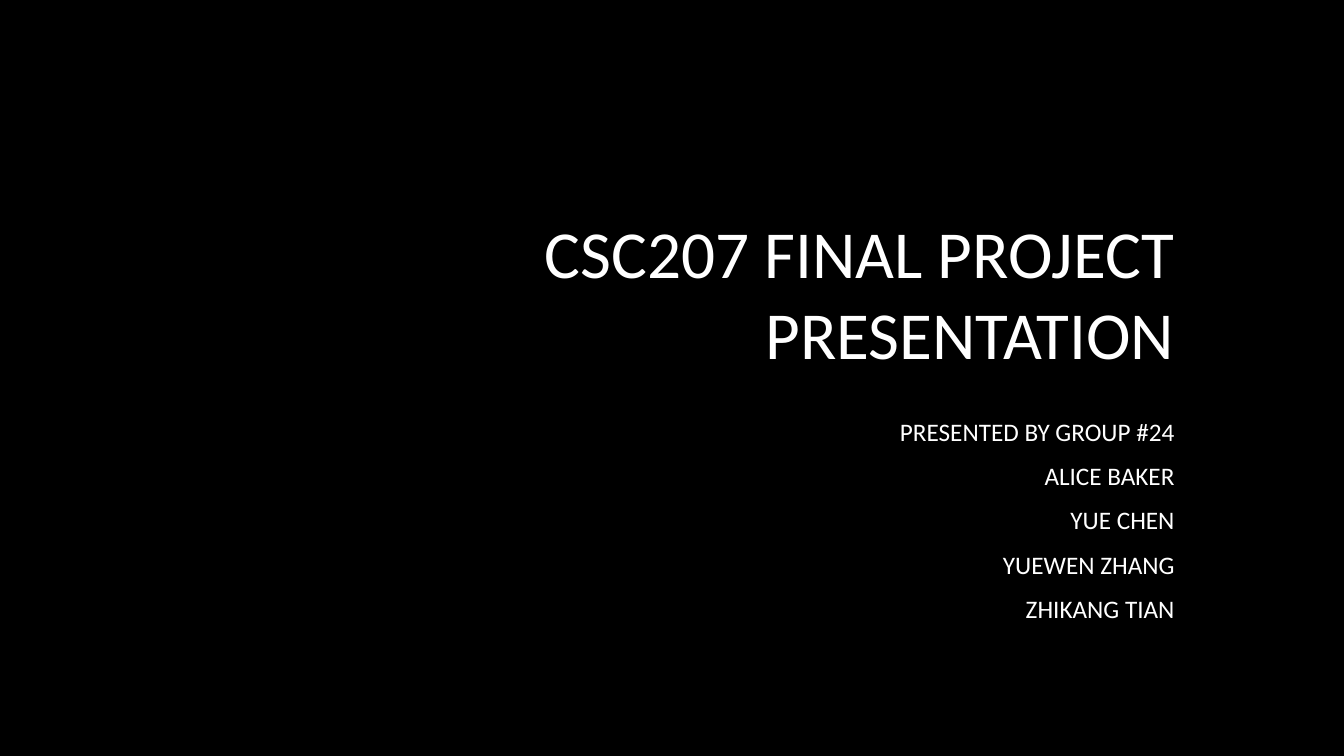
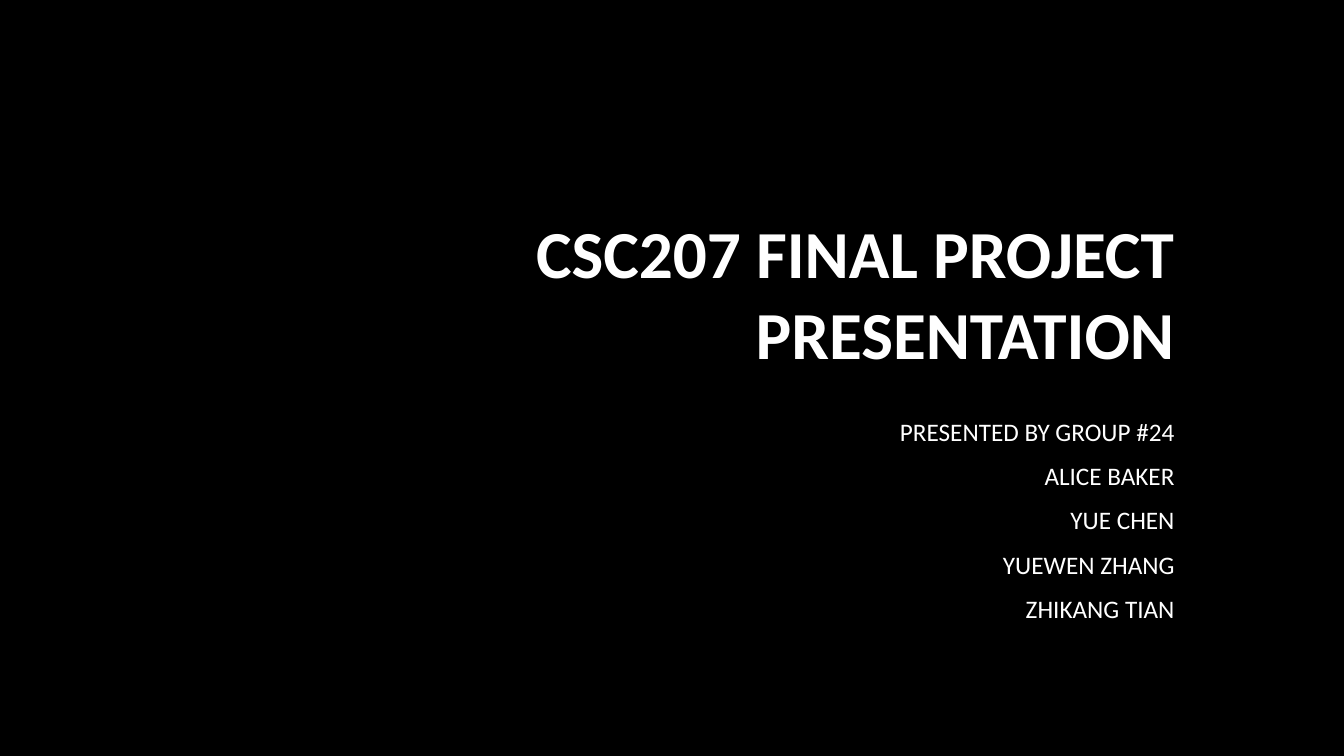
Before and after one commit to RuaGulu/CSC207-G24-Project, a slide deck: slide 1 of Presentation/CSC207 Final Project Presentation Team24.pptx. Drawn at 1344x756 pixels with LibreOffice and Linux fonts; fonts in the diff are those of the drawing; background and template pictures are left out. Boxes give left, top, right and bottom in pixels: in the first picture for what was removed or moved away, otherwise in the second. Text is boxed around its words. In the diff, an @@ line names an element or a change of style, - is before the commit and + after.

Commit message:
Updated Final Presentation, completed Specification and SOLID sections, added some design elements, starting up Clean Architecture section.

```diff
--- a/Presentation/CSC207 Final Project Presentation Team24.pptx
+++ b/Presentation/CSC207 Final Project Presentation Team24.pptx
@@ title "CSC207 FINAL PROJECT PRESENTATION" at bbox=[536, 234, 1174, 360]: bold on @@
```
Also in this commit, not shown: 5 other slides changed, 1 slide added, 1 slide removed.
